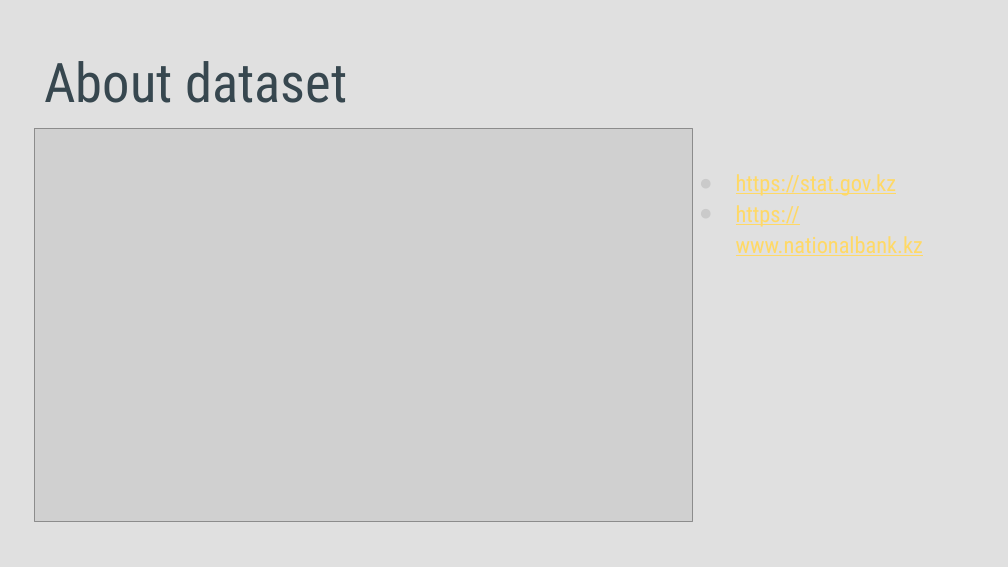
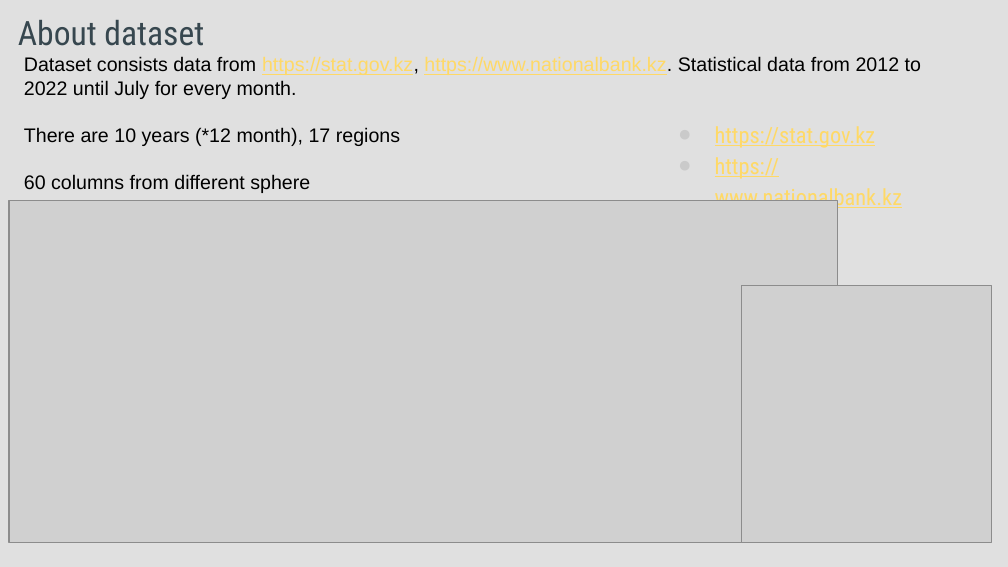
Before and after one commit to adiletyerkin/kbtu_dv_2022, a slide deck: slide 3 of DV about datasen and problem.pptx. Drawn at 1008x567 pixels with LibreOffice and Linux fonts; fonts in the diff are those of the drawing; grey boxes stand for pictures. Boxes give left, top, right and bottom in pixels: in the first picture for what was removed or moved away, otherwise in the second. Text is boxed around its words. In the diff, an @@ line names an element or a change of style, - is before the commit and + after.

```diff
--- a/DV about datasen and problem.pptx
+++ b/DV about datasen and problem.pptx
@@ title "About dataset": place and size @@
-title "About dataset" at <box>44,61,347,103</box>
+title "About dataset" at <box>18,20,204,46</box>
@@ title "About dataset" at <box>18,20,204,46</box>: size 39 to 24 pt @@
@@ text added at <box>24,56,921,193</box>, 14 pt, text #000000 @@
+Dataset consists data from https://stat.gov.kz, https://www.nationalbank.kz. Statistical data from 2012 to 2022 until July for every month.
+There are 10 years (*12 month), 17 regions
+60 columns from different sphere
@@ text "https://stat.gov.kz": place and size @@
-text "https://stat.gov.kz" at <box>736,174,923,256</box>
+text "https://stat.gov.kz" at <box>715,126,902,211</box>
@@ picture: place and size @@
-picture at <box>34,128,692,521</box>
+picture at <box>9,201,838,543</box>
@@ picture added at <box>742,285,992,543</box> @@
```
Also in this commit, not shown: 2 other slides changed.
